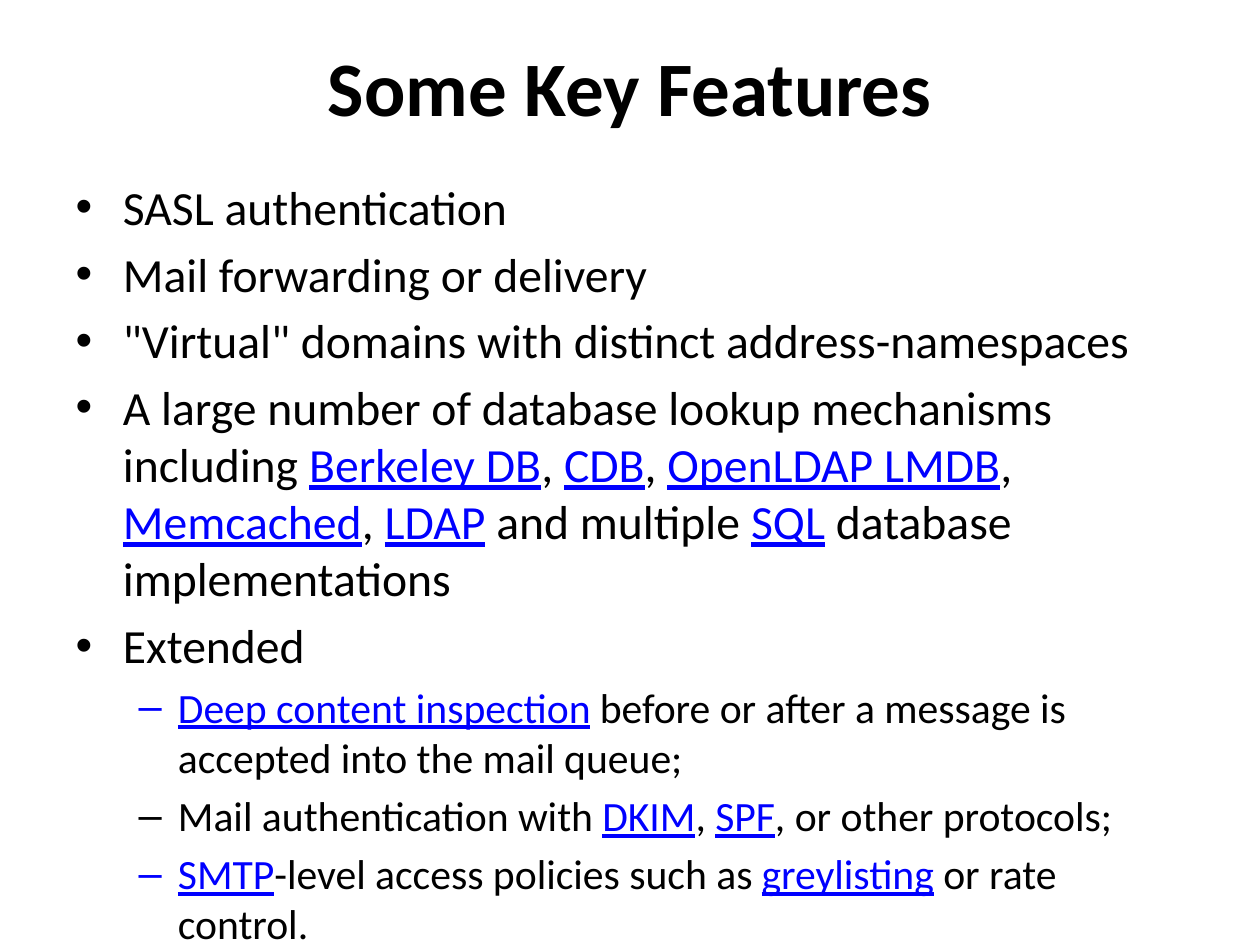
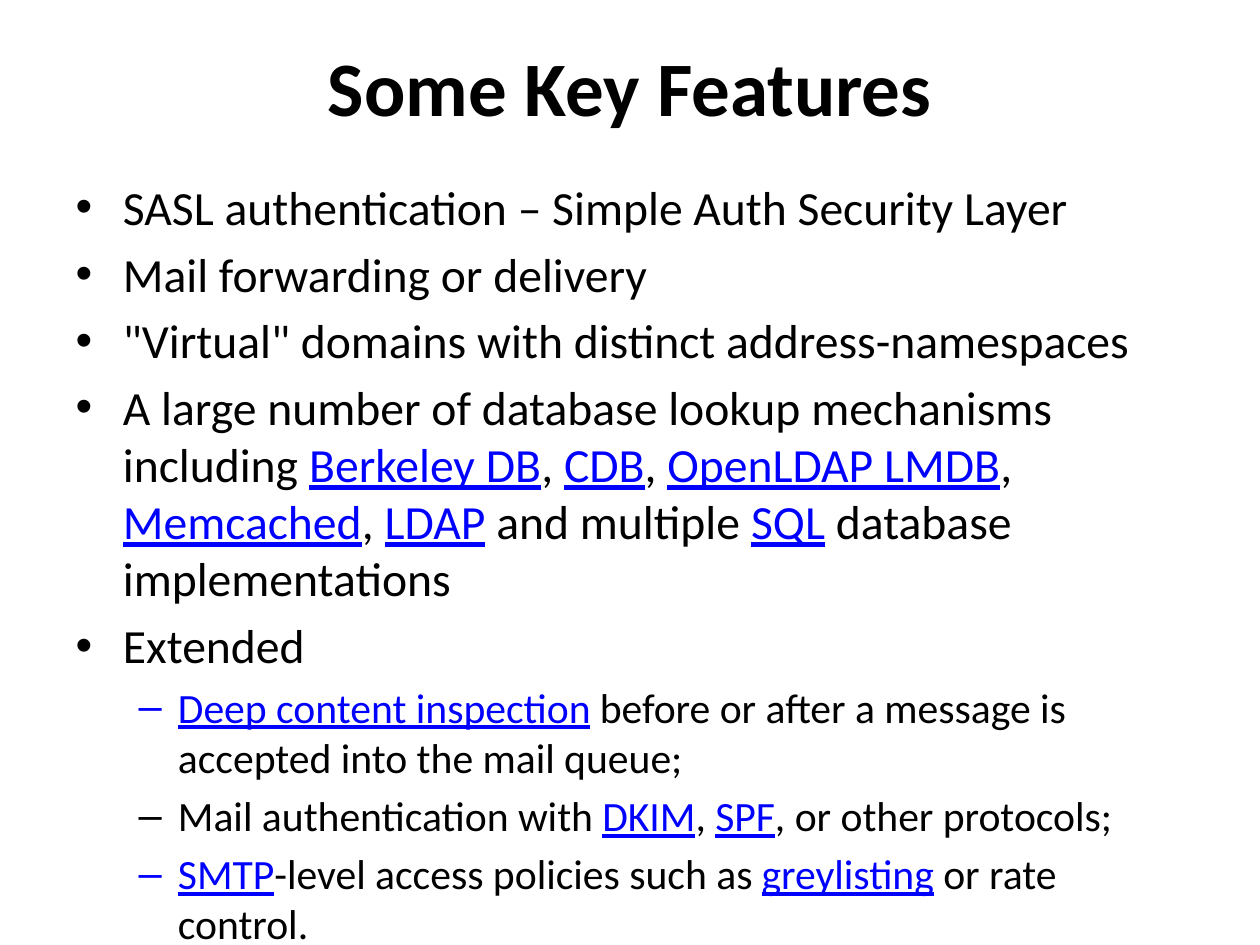
Before and after one commit to afnog/sse, a slide deck: slide 5 of postfix/postfix-mailgateway-debian.pptx. Drawn at 1260x945 pixels with LibreOffice and Linux fonts; fonts in the diff are those of the drawing. Boxes give left, top, right and bottom in pixels: in the first picture for what was removed or moved away, otherwise in the second. Text is boxed around its words. In the diff, an @@ line names an element or a change of style, - is before the commit and + after.

Commit message:
/ ‘postfix/postfix-mailgateway-debian.pptx’

```diff
--- a/postfix/postfix-mailgateway-debian.pptx
+++ b/postfix/postfix-mailgateway-debian.pptx
@@ text at [123, 192, 1067, 233]: text changed @@
-• SASL authentication
+• SASL authentication – Simple Auth Security Layer
```
